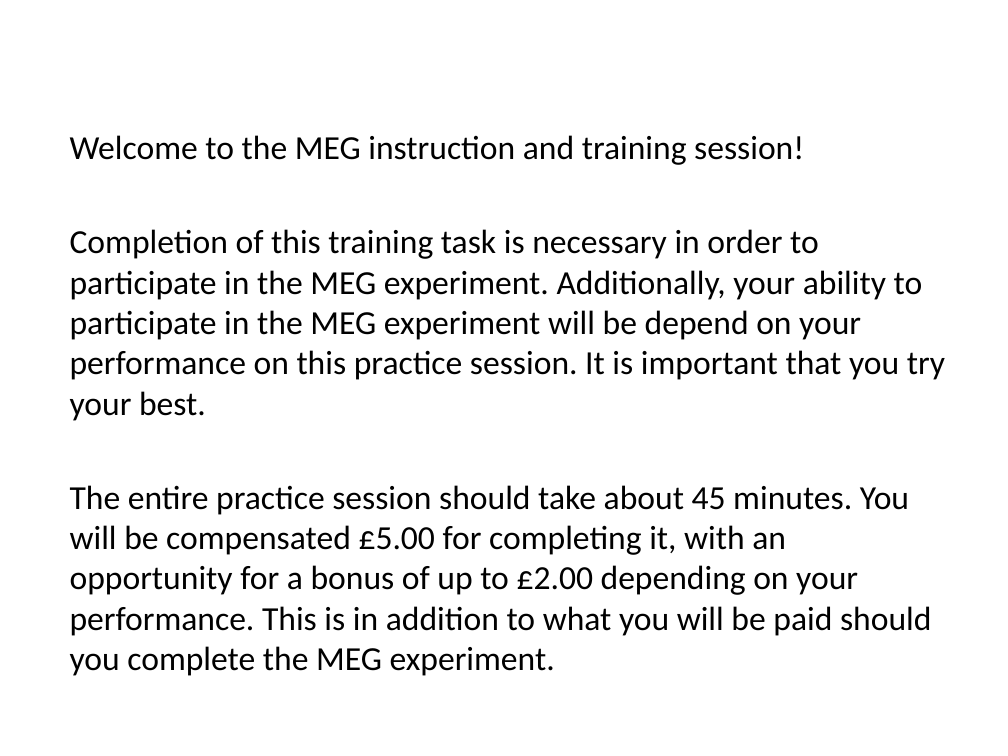
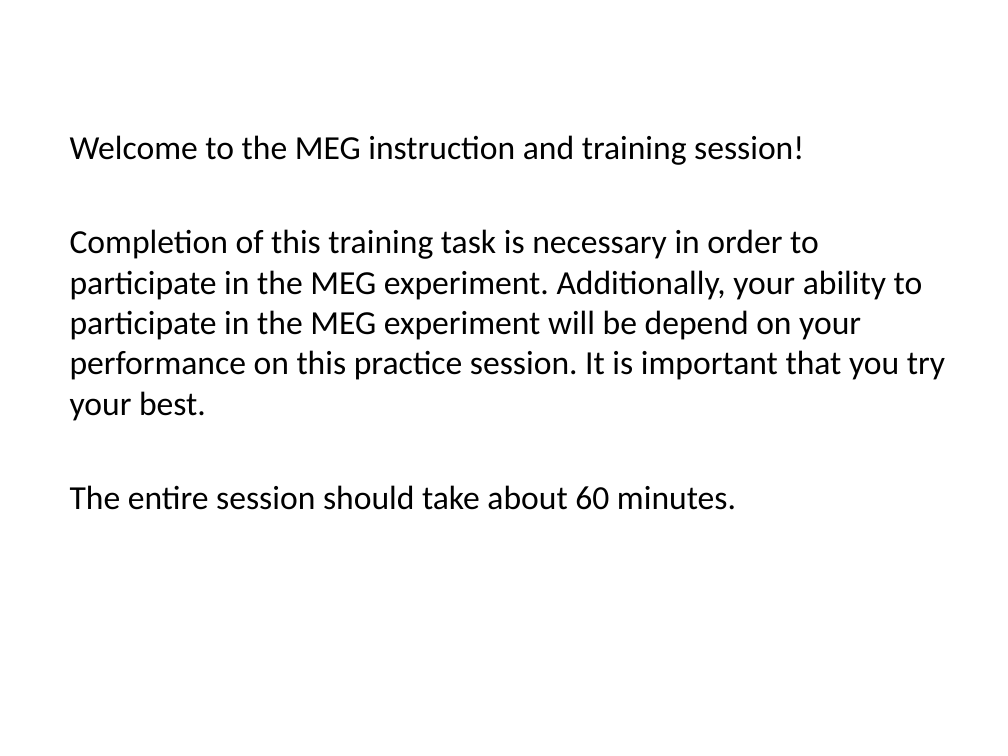
Before and after one commit to evanrussek/Gamble_Task_browser, a slide deck: slide 1 of public/Practice_Task2/Stimuli/uws_instr_slides_ver2.pptx. Drawn at 1008x756 pixels with LibreOffice and Linux fonts; fonts in the diff are those of the drawing. Boxes give left, top, right and bottom in pixels: in the first picture for what was removed or moved away, otherwise in the second. Text is boxed around its words. In the diff, an @@ line names an element or a change of style, - is before the commit and + after.

```diff
--- a/public/Practice_Task2/Stimuli/uws_instr_slides_ver2.pptx
+++ b/public/Practice_Task2/Stimuli/uws_instr_slides_ver2.pptx
@@ text at (x1=70, y1=485, x2=736, y2=510): text changed @@
-The entire practice session should take about 45 minutes. You will be compensated £5.00 for completing it, with an opportunity for a bonus of up to £2.00 depending on your performance. This is in addition to what you will be paid should you complete the MEG experiment.
+The entire session should take about 60 minutes.
```
Also in this commit, not shown: 3 other slides changed, 1 slide added, 29 other files.
